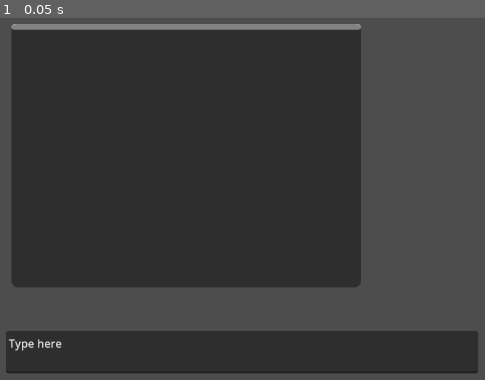
Above: before the commit, frame 1.
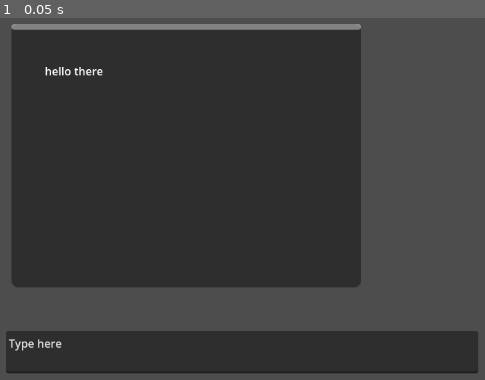
Above: after the commit, the same moment.

Repository: alexanderivanov2424/GodotTesting
Game: Godot game, scene res://main.tscn
Two runs of this game, one before a commit and one after it. Both use one fixed random seed, a clock stepped at 60 frames per second and the inputs below. Before the commit the project has no main scene; this scene is started directly in both runs.
Inputs:
- Up to frame 1 (0.05 s): no input

The runs differ from the first frame. In frame 1, 0.2% of the frame differs, in the area x 9-22%, y 13-17%.

Commit message:
select main scene

Diff:
--- a/main.tscn
+++ b/main.tscn
@@ -20,3 +20,4 @@
 offset_top = 56.0
 offset_right = 334.0
 offset_bottom = 329.0
+text = "hello there"
--- a/project.godot
+++ b/project.godot
@@ -11,6 +11,7 @@
 [application]
 
 config/name="GodotTesting"
+run/main_scene="uid://djpuim0irbnix"
 config/features=PackedStringArray("4.4", "GL Compatibility")
 
 [rendering]
